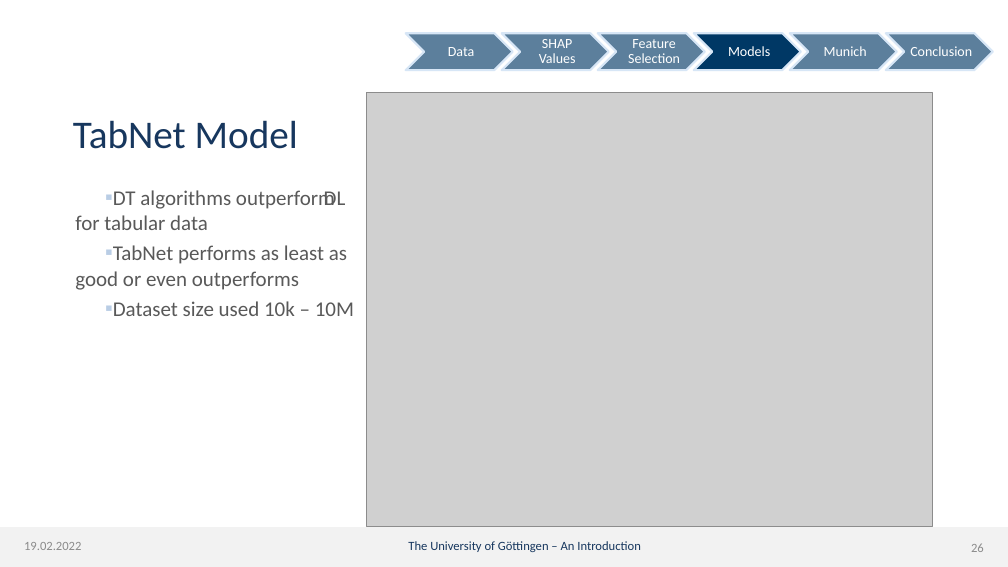
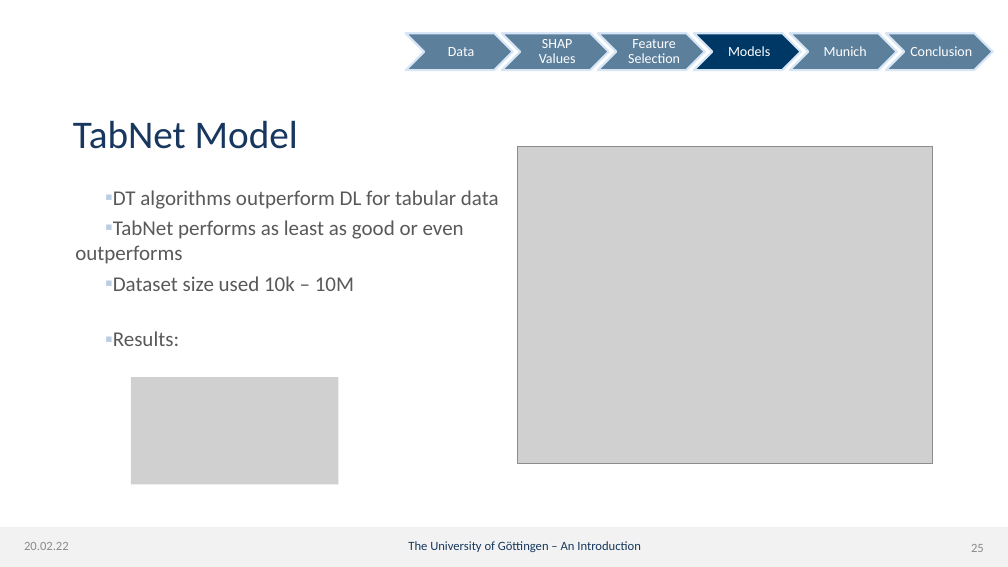
Before and after one commit to dmnk1308/DubAir, a slide deck: slide 25 of Präsi.pptx (slide 26 before the commit). Drawn at 1008x567 pixels with LibreOffice and Linux fonts; fonts in the diff are those of the drawing; grey boxes stand for pictures; background and template pictures are left out. Boxes give left, top, right and bottom in pixels: in the first picture for what was removed or moved away, otherwise in the second. Text is boxed around its words. In the diff, an @@ line names an element or a change of style, - is before the commit and + after.

```diff
--- a/Präsi.pptx
+++ b/Präsi.pptx
@@ picture: place and size @@
-picture at [366, 93, 932, 526]
+picture at [518, 146, 933, 464]
@@ text at [113, 331, 179, 346]: paragraph added @@
+▪ Results:
@@ picture added at [131, 377, 339, 485] @@
@@ text at [24, 542, 69, 550]: text changed @@
-19.02.2022
+20.02.22
```
Also in this commit, not shown: 32 other slides changed, 1 slide removed.
